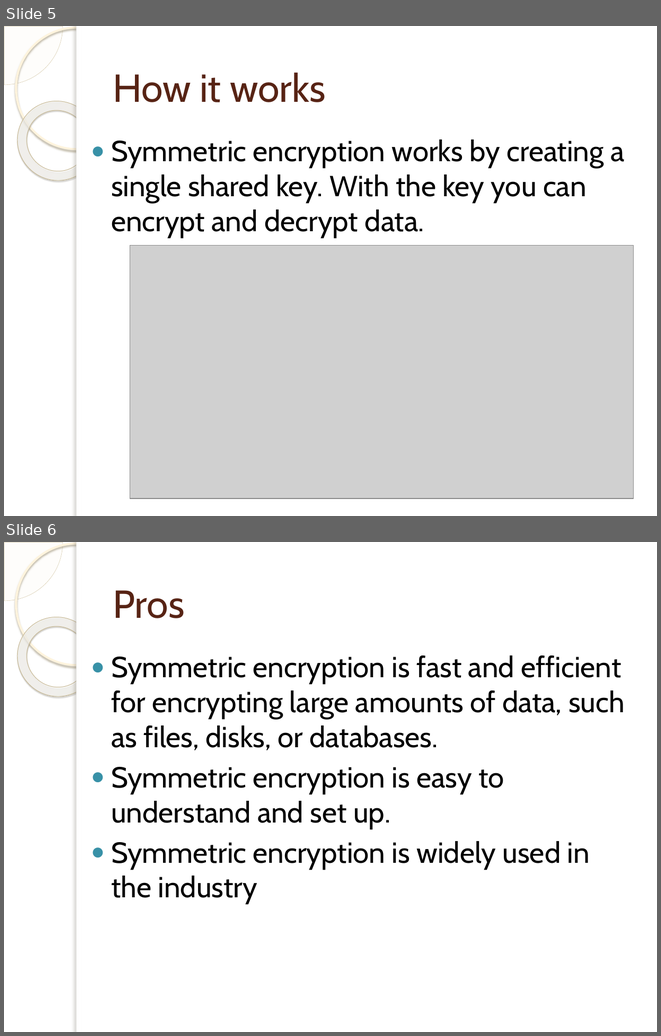
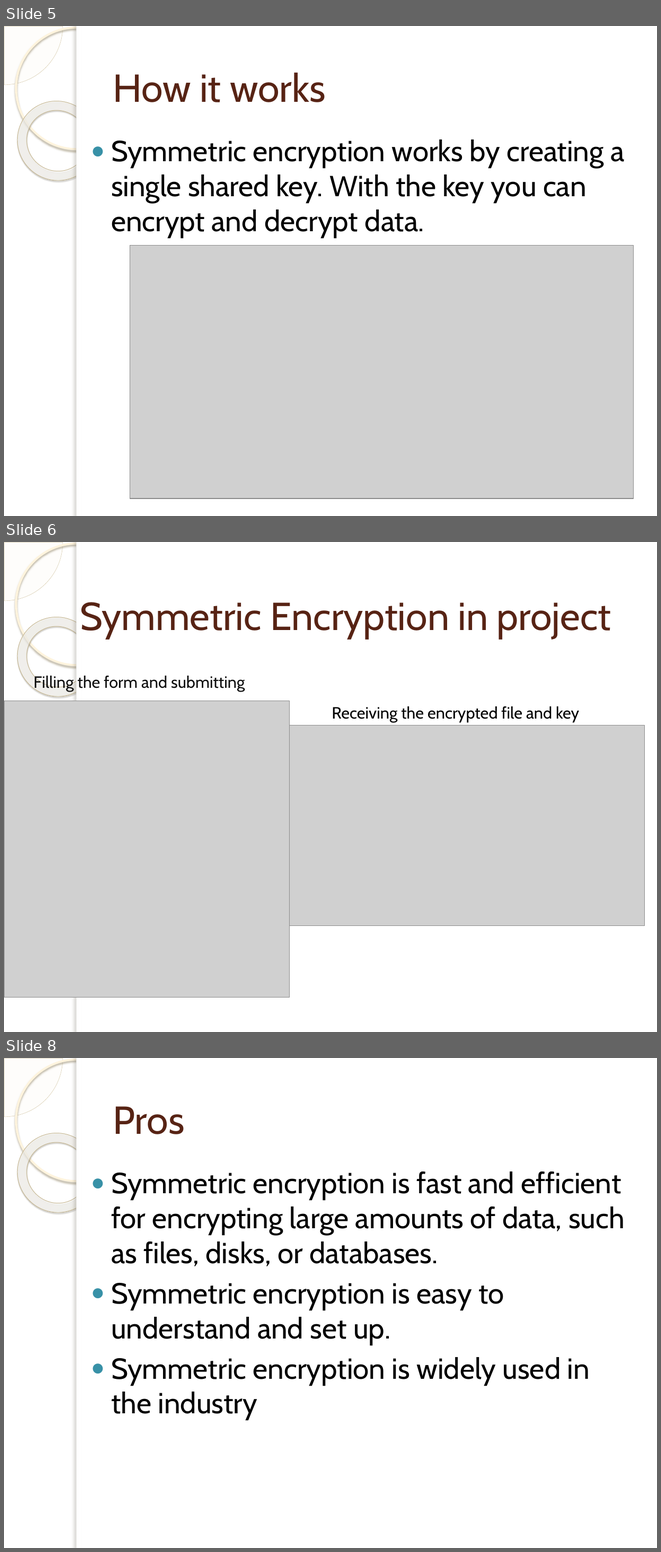
Before and after one commit to Tumbler-3/Encrypted, a slide deck: presentation.pptx. Shown one above the other, each under a label of ours: slides 5 and 6 before the commit, slides 5, 6 and 8 after it; the slides between them are not shown. The pictures are 661x1036 and 661x1552 pixels, drawn with LibreOffice and Linux fonts; fonts in the diff are those of the drawing; grey boxes stand for pictures; background and template pictures are left out. Boxes give left, top, right and bottom in pixels: in the first picture for what was removed or moved away, otherwise in the second. Text is boxed around its words. In the diff, an @@ line names an element or a change of style, - is before the commit and + after.

```diff
--- a/presentation.pptx
+++ b/presentation.pptx
@@ slide 6 added at (x1=4, y1=542, x2=657, y2=1032), background picture (left out); not listed: 5 template elements that a slide beside it also shows @@
@@ title added at (x1=80, y1=602, x2=611, y2=639), 43 pt, text #572314 @@
+Symmetric Encryption in project
@@ text added at (x1=34, y1=675, x2=245, y2=691), 18 pt, text #0D0D0D @@
+Filling the form and submitting
@@ picture added at (x1=4, y1=700, x2=289, y2=996) @@
@@ text added at (x1=332, y1=706, x2=579, y2=722), 18 pt, text #000000 @@
+Receiving the encrypted file and key
@@ picture added at (x1=289, y1=725, x2=645, y2=926) @@
@@ what was slide 6 is now slide 8 @@
```
Also in this commit, not shown: 4 other slides added, 5 other files.
